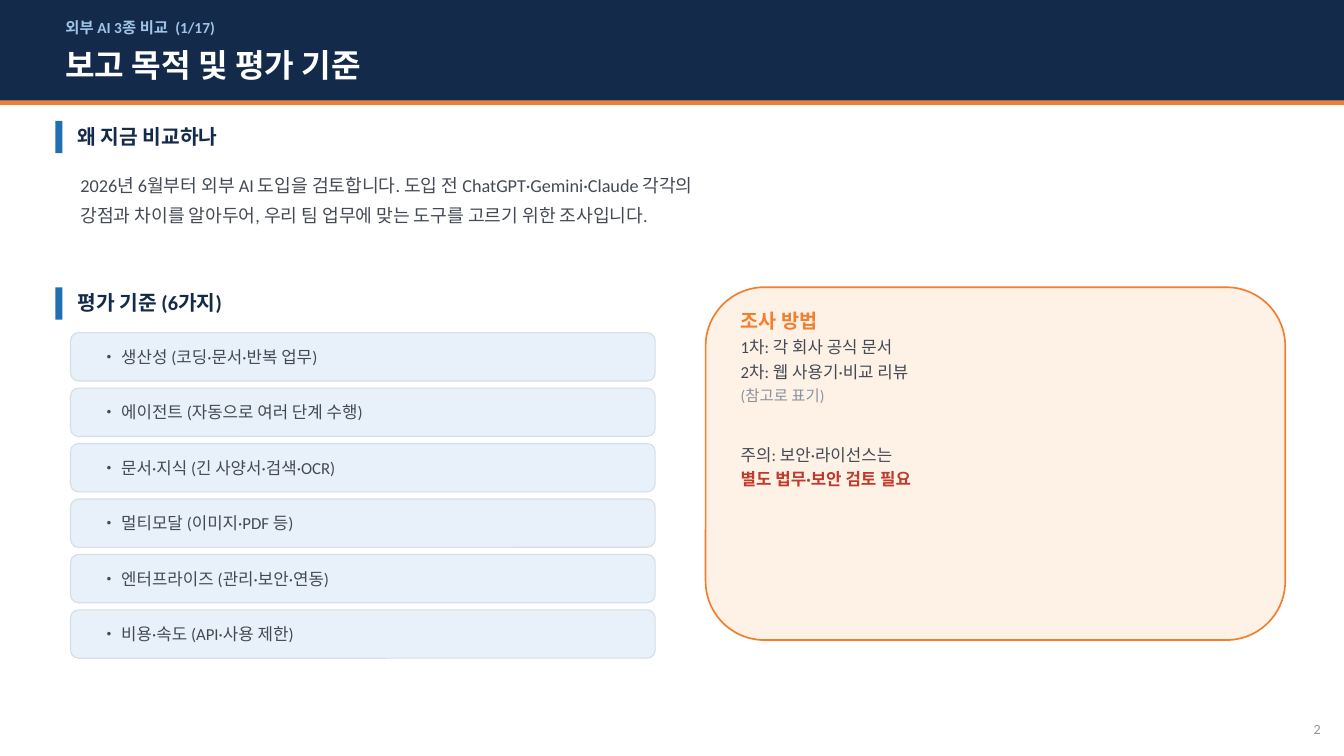
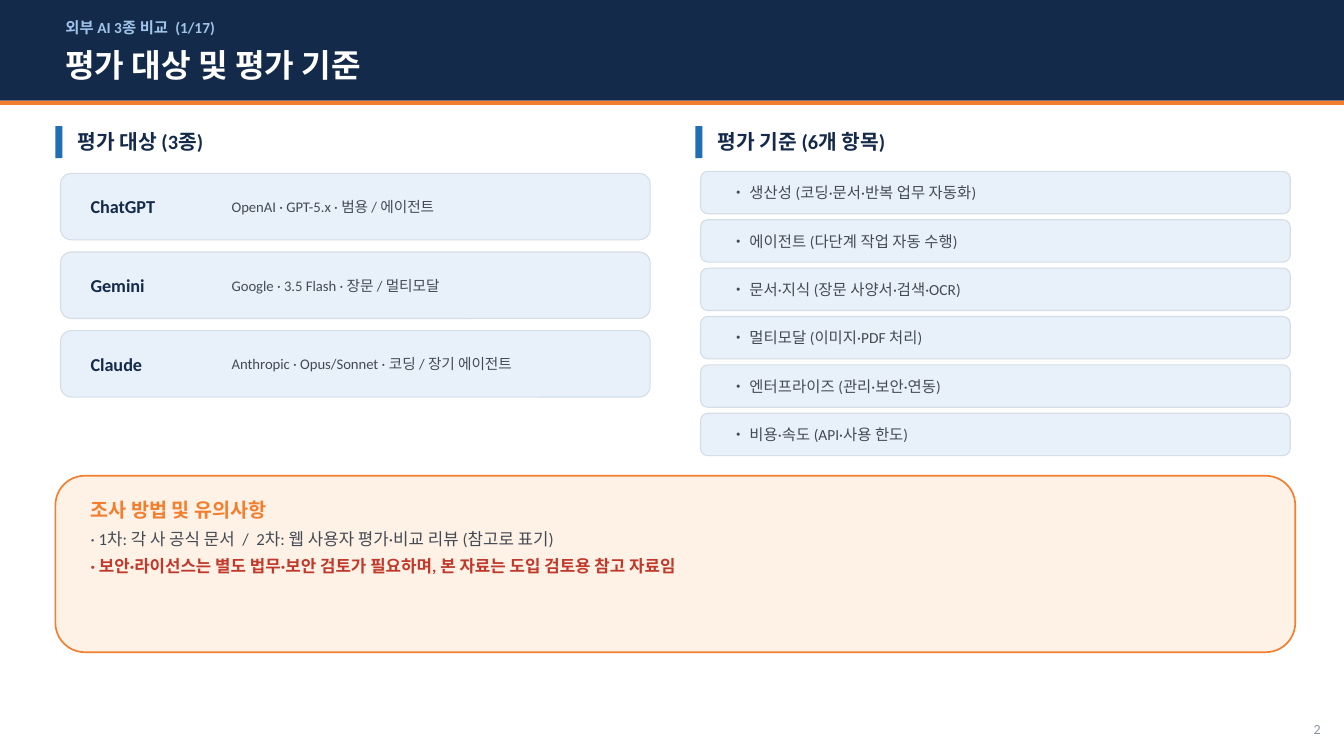
Before and after one commit to whaleonbush/poc, a slide deck: slide 2 of 외부AI_3종_비교조사.pptx. Drawn at 1344x756 pixels with LibreOffice and Linux fonts; fonts in the diff are those of the drawing. Boxes give left, top, right and bottom in pixels: in the first picture for what was removed or moved away, otherwise in the second. Text is boxed around its words. In the diff, an @@ line names an element or a change of style, - is before the commit and + after.

```diff
--- a/외부AI_3종_비교조사.pptx
+++ b/외부AI_3종_비교조사.pptx
@@ text at bbox=[65, 50, 361, 80]: text changed @@
-보고 목적 및 평가 기준
+평가 대상 및 평가 기준
@@ rectangle: place and size @@
-rectangle at bbox=[55, 121, 63, 153]
+rectangle at bbox=[55, 126, 63, 158]
@@ text at bbox=[77, 132, 203, 152]: text changed @@
-왜 지금 비교하나
+평가 대상 (3종)
@@ rectangle: place and size @@
-rectangle at bbox=[55, 287, 63, 320]
+rectangle at bbox=[696, 126, 703, 158]
@@ text at bbox=[718, 132, 886, 152]: text changed @@
-평가 기준 (6가지)
+평가 기준 (6개 항목)
@@ rounded rectangle added at bbox=[60, 173, 650, 240], fill #E8F1FA, outline #D5DDE6 0.8 pt @@
@@ text removed at bbox=[80, 177, 693, 224] @@
-2026년 6월부터 외부 AI 도입을 검토합니다. 도입 전 ChatGPT·Gemini·Claude 각각의
-강점과 차이를 알아두어, 우리 팀 업무에 맞는 도구를 고르기 위한 조사입니다.
@@ rounded rectangle: place and size @@
-rounded rectangle at bbox=[71, 555, 655, 603]
+rounded rectangle at bbox=[701, 171, 1291, 214]
@@ text added at bbox=[91, 200, 156, 213], 13 pt, text #142A4A, bold @@
+ChatGPT
@@ text added at bbox=[232, 200, 434, 215], 10.5 pt, text #444A55 @@
+OpenAI · GPT-5.x · 범용 / 에이전트
@@ text at bbox=[749, 185, 976, 200]: text changed; size 12 to 11 pt @@
-• 생산성 (코딩·문서·반복 업무)
+• 생산성 (코딩·문서·반복 업무 자동화)
@@ rounded rectangle: place and size @@
-rounded rectangle at bbox=[71, 610, 655, 658]
+rounded rectangle at bbox=[701, 220, 1291, 262]
@@ text at bbox=[749, 234, 957, 249]: text changed; size 12 to 11 pt @@
-• 에이전트 (자동으로 여러 단계 수행)
+• 에이전트 (다단계 작업 자동 수행)
@@ rounded rectangle: place and size @@
-rounded rectangle at bbox=[71, 333, 655, 381]
+rounded rectangle at bbox=[60, 252, 650, 319]
@@ rounded rectangle: place and size @@
-rounded rectangle at bbox=[706, 287, 1286, 640]
+rounded rectangle at bbox=[701, 268, 1291, 311]
@@ rounded rectangle at bbox=[701, 268, 1291, 311]: fill #FEF1E6 to #E8F1FA; outline #F27E2E 1.2 pt to #D5DDE6 0.8 pt @@
@@ text added at bbox=[91, 279, 145, 292], 13 pt, text #142A4A, bold @@
+Gemini
@@ text added at bbox=[232, 279, 440, 294], 10.5 pt, text #444A55 @@
+Google · 3.5 Flash · 장문 / 멀티모달
@@ text at bbox=[749, 282, 960, 297]: text changed; size 12 to 11 pt @@
-• 문서·지식 (긴 사양서·검색·OCR)
+• 문서·지식 (장문 사양서·검색·OCR)
@@ rounded rectangle: place and size @@
-rounded rectangle at bbox=[71, 499, 655, 547]
+rounded rectangle at bbox=[701, 317, 1291, 359]
@@ rounded rectangle: place and size @@
-rounded rectangle at bbox=[71, 388, 655, 437]
+rounded rectangle at bbox=[60, 331, 650, 397]
@@ text added at bbox=[91, 358, 143, 371], 13 pt, text #142A4A, bold @@
+Claude
@@ text added at bbox=[232, 357, 512, 372], 10.5 pt, text #444A55 @@
+Anthropic · Opus/Sonnet · 코딩 / 장기 에이전트
@@ text at bbox=[749, 330, 922, 345]: text changed; size 12 to 11 pt @@
-• 멀티모달 (이미지·PDF 등)
+• 멀티모달 (이미지·PDF 처리)
@@ rounded rectangle: place and size @@
-rounded rectangle at bbox=[71, 444, 655, 492]
+rounded rectangle at bbox=[701, 365, 1291, 407]
@@ text "• 엔터프라이즈 (관리·보안·연동)": place and size @@
-text "• 엔터프라이즈 (관리·보안·연동)" at bbox=[121, 571, 329, 587]
+text "• 엔터프라이즈 (관리·보안·연동)" at bbox=[749, 379, 940, 394]
@@ text "• 엔터프라이즈 (관리·보안·연동)" at bbox=[749, 379, 940, 394]: size 12 to 11 pt @@
@@ rounded rectangle added at bbox=[701, 413, 1291, 456], fill #E8F1FA, outline #D5DDE6 0.8 pt @@
@@ text at bbox=[749, 427, 908, 442]: text changed; size 12 to 11 pt @@
-• 비용·속도 (API·사용 제한)
+• 비용·속도 (API·사용 한도)
@@ rounded rectangle added at bbox=[55, 476, 1296, 652], fill #FEF1E6, outline #F27E2E 1.2 pt @@
@@ text at bbox=[91, 500, 675, 574]: text changed; text colour #444A55 to #C0392B; bold on @@
-조사 방법
-1차: 각 회사 공식 문서
-2차: 웹 사용기·비교 리뷰
-(참고로 표기)
-주의: 보안·라이선스는
-별도 법무·보안 검토 필요
+조사 방법 및 유의사항
+· 1차: 각 사 공식 문서 / 2차: 웹 사용자 평가·비교 리뷰 (참고로 표기)
+· 보안·라이선스는 별도 법무·보안 검토가 필요하며, 본 자료는 도입 검토용 참고 자료임
```
Also in this commit, not shown: 14 other slides changed, 1 other file.
